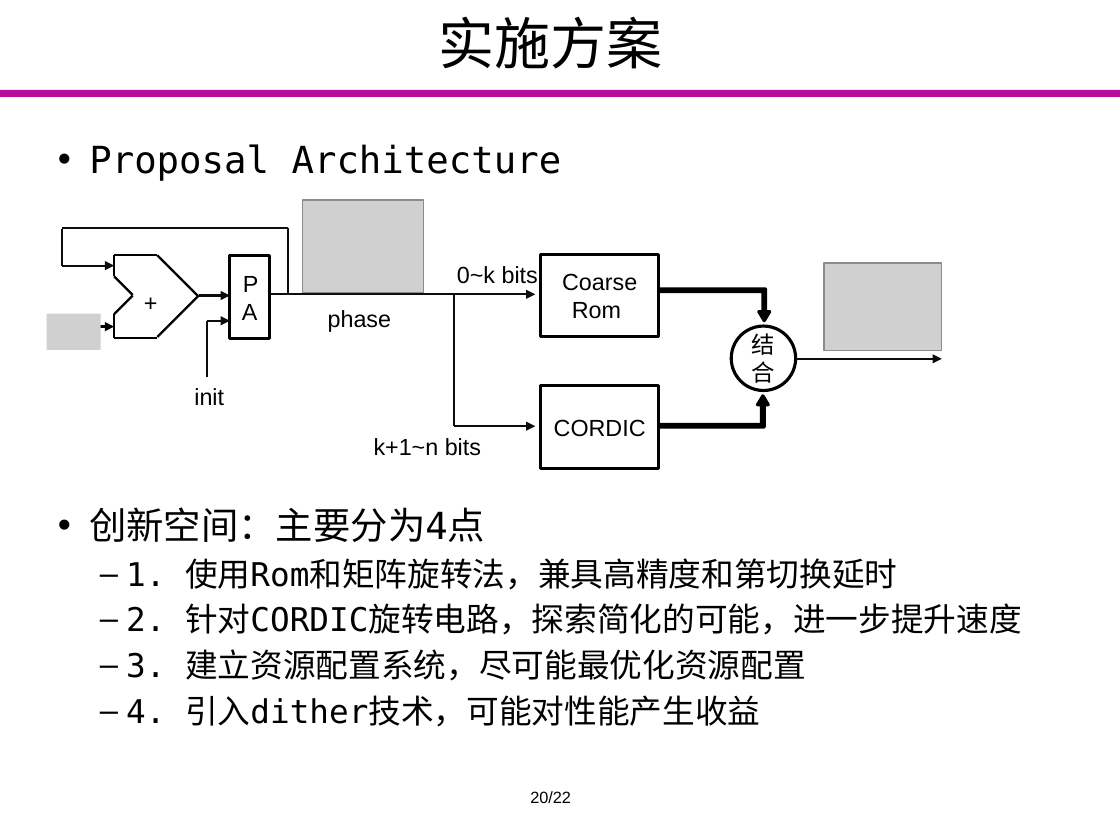
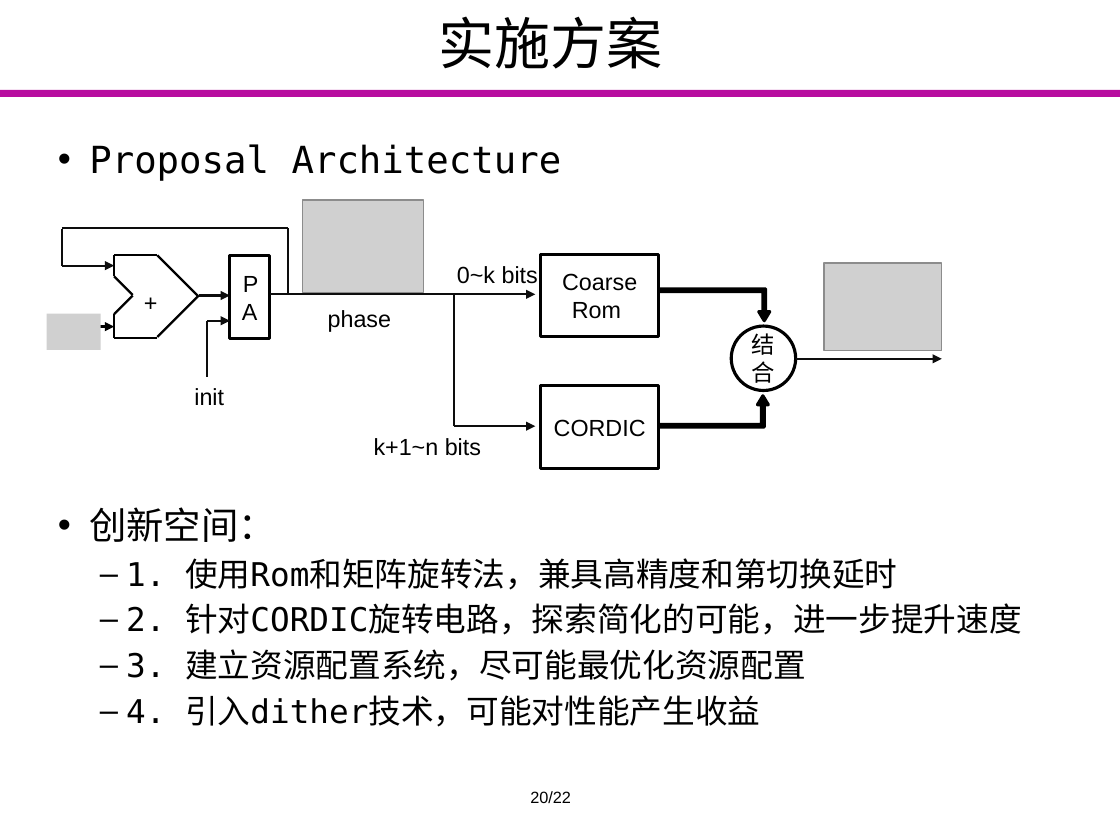
Before and after one commit to Markov2016/kaiti, a slide deck: slide 12 of ppt/yyx_v1.1.pptx. Drawn at 1120x840 pixels with LibreOffice and Linux fonts; fonts in the diff are those of the drawing; grey boxes stand for pictures; background and template pictures are left out. Boxes give left, top, right and bottom in pixels: in the first picture for what was removed or moved away, otherwise in the second. Text is boxed around its words. In the diff, an @@ line names an element or a change of style, - is before the commit and + after.

```diff
--- a/ppt/yyx_v1.1.pptx
+++ b/ppt/yyx_v1.1.pptx
@@ text at (x1=89, y1=507, x2=276, y2=542): text changed @@
-• 创新空间：主要分为4点
+• 创新空间：
```
Also in this commit, not shown: 5 other slides changed, 1 slide removed.
